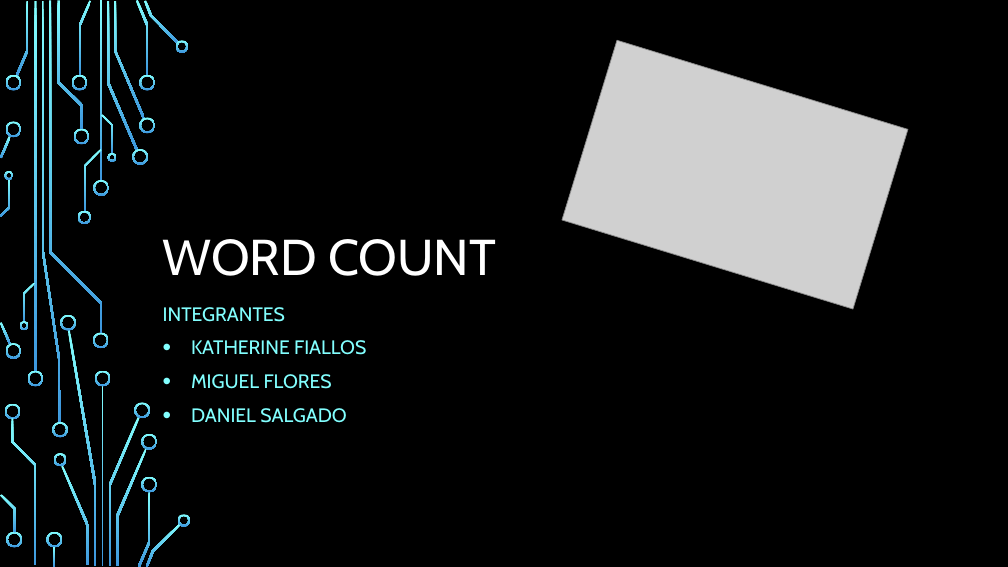
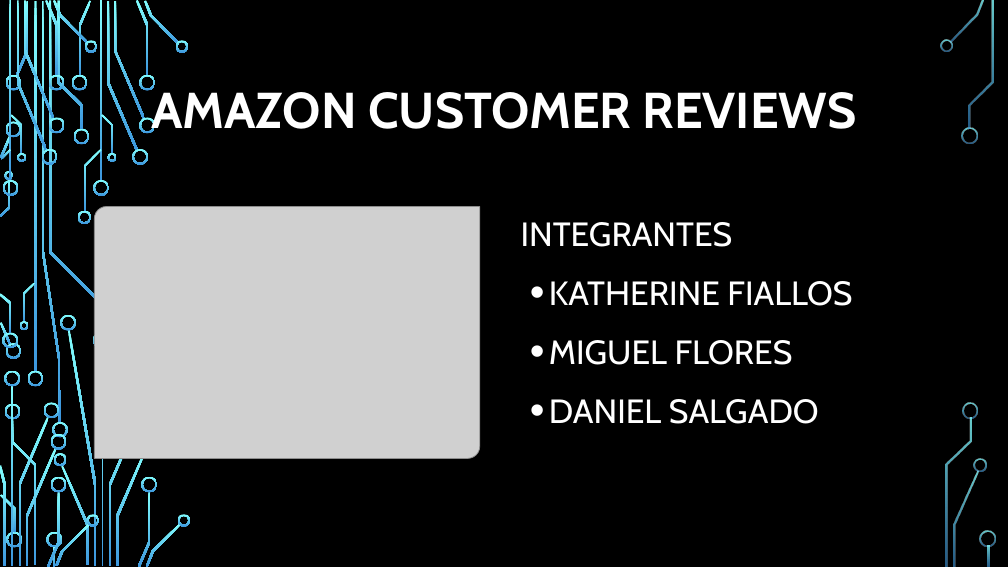
Before and after one commit to Salgado93/Hadoop_WordCount, a slide deck: slide 1 of Presentacion.pptx. Drawn at 1008x567 pixels with LibreOffice and Linux fonts; fonts in the diff are those of the drawing; grey boxes stand for pictures; background and template pictures are left out. Boxes give left, top, right and bottom in pixels: in the first picture for what was removed or moved away, otherwise in the second. Text is boxed around its words. In the diff, an @@ line names an element or a change of style, - is before the commit and + after.

```diff
--- a/Presentacion.pptx
+++ b/Presentacion.pptx
@@ title added at (151,86,857,133), 48 pt, text #FFFFFF, bold @@
+AMAZON CUSTOMER REVIEWS
@@ picture at (95,206,480,458): rotation 17 to 0 degrees @@
@@ subtitle "INTEGRANTES": place and size @@
-subtitle "INTEGRANTES" at (163,307,366,423)
+subtitle "INTEGRANTES" at (521,222,852,424)
@@ subtitle "INTEGRANTES" at (521,222,852,424): size 18.5 to 32 pt, text colour #82FFFF to #FFFFFF; line spacing 1 to 1.2; indent changed; vertical alignment top to middle @@
@@ title removed at (163,239,496,276) @@
-WORD COUNT
@@ group added at (0,0,996,567): 33 freeform shapes, 3 rectangles @@
```
Also in this commit, not shown: 5 other slides changed, 5 slides added.
